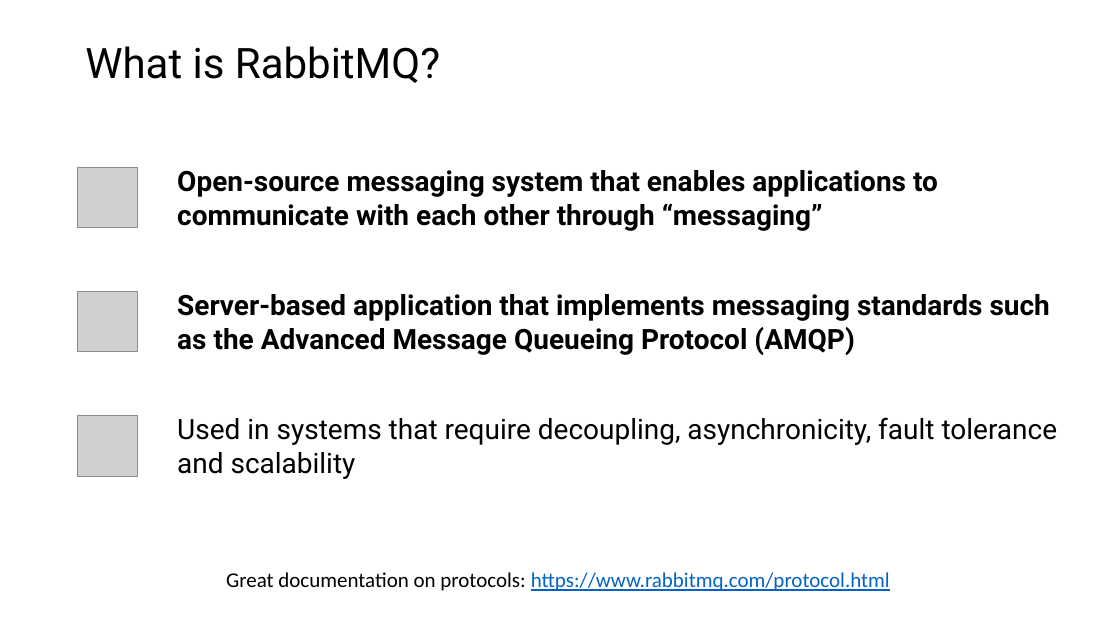
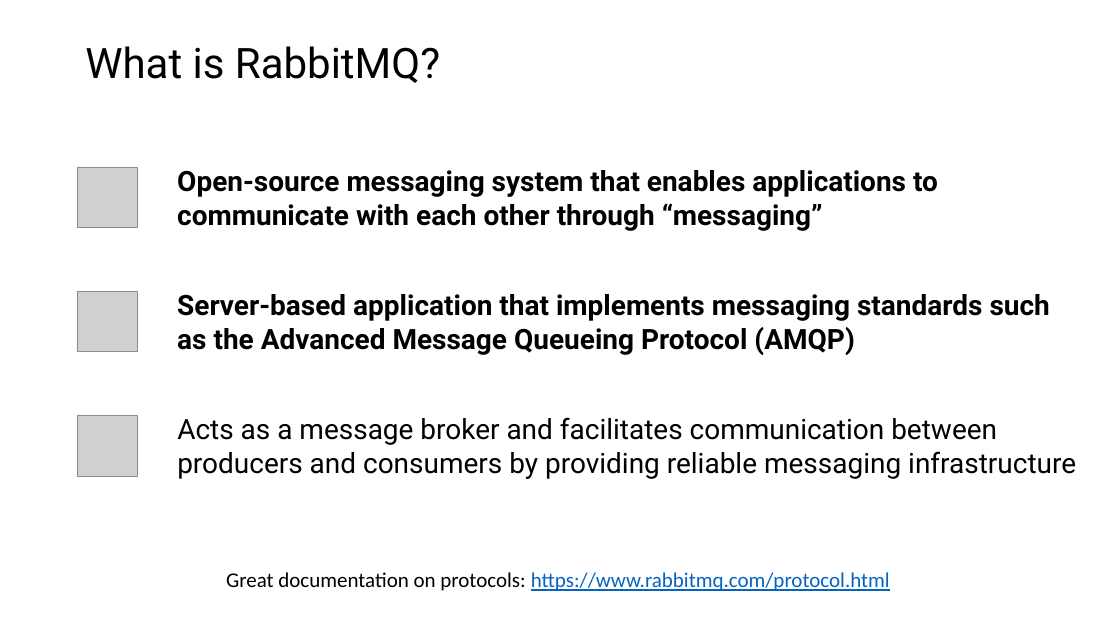
Before and after one commit to roblappcoupa/rabbitmq-presentation, a slide deck: slide 3 of Docs/RabbitMQ.pptx. Drawn at 1120x630 pixels with LibreOffice and Linux fonts; fonts in the diff are those of the drawing; grey boxes stand for pictures. Boxes give left, top, right and bottom in pixels: in the first picture for what was removed or moved away, otherwise in the second. Text is boxed around its words. In the diff, an @@ line names an element or a change of style, - is before the commit and + after.

```diff
--- a/Docs/RabbitMQ.pptx
+++ b/Docs/RabbitMQ.pptx
@@ text at (177,417,1076,479): text changed @@
-Used in systems that require decoupling, asynchronicity, fault tolerance and scalability
+Acts as a message broker and facilitates communication between producers and consumers by providing reliable messaging infrastructure
```
Also in this commit, not shown: 5 other slides changed, 1 slide added, 1 other file.
